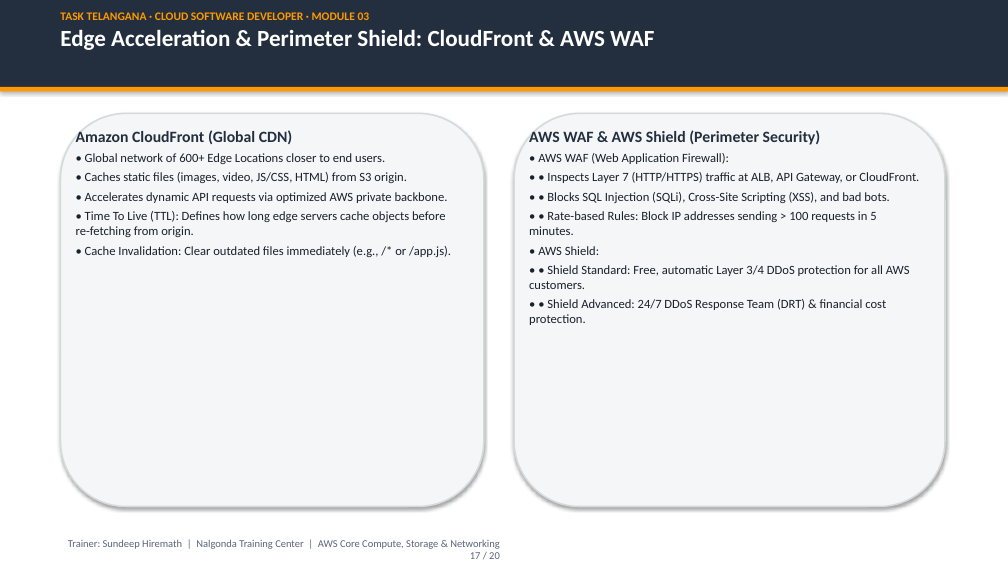
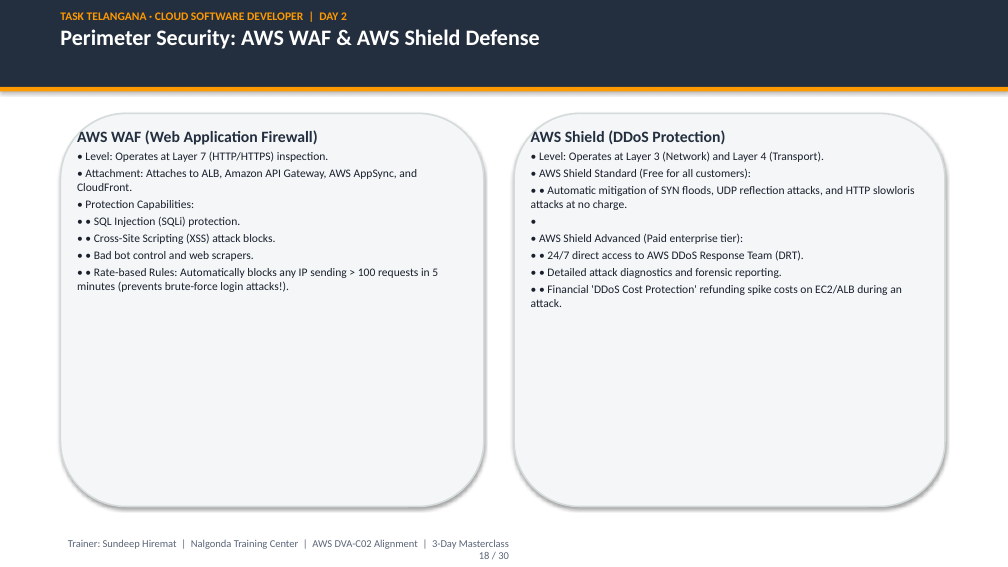
Before and after one commit to cloude-user/task, a slide deck: slide 18 of module_03_aws_core/presentation/Module_03_AWS_Core_Services_Masterclass.pptx (slide 17 before the commit). Drawn at 1008x567 pixels with LibreOffice and Linux fonts; fonts in the diff are those of the drawing. Boxes give left, top, right and bottom in pixels: in the first picture for what was removed or moved away, otherwise in the second. Text is boxed around its words. In the diff, an @@ line names an element or a change of style, - is before the commit and + after.

Commit message:
Feature/vpc networking (#3)
* docs(module03): add dedicated VPC networking & compute/storage/db master guides with analogies and diagrams

* docs(module03): expand EBS vs EFS block vs file deep dive, S3 7-tiers, HTTPS TLS handshake, and public vs private DNS

* feat(module03): infuse Tollywood cinema & Telangana kirana analogies, unify single versions, and update masterclass PPTX

* cloud-formation

---------

```diff
--- a/module_03_aws_core/presentation/Module_03_AWS_Core_Services_Masterclass.pptx
+++ b/module_03_aws_core/presentation/Module_03_AWS_Core_Services_Masterclass.pptx
@@ text at [60,12,540,49]: text changed; size 22 to 11 pt; text colour #FFFFFF to #FF9900 @@
-TASK TELANGANA · CLOUD SOFTWARE DEVELOPER · MODULE 03
-Edge Acceleration & Perimeter Shield: CloudFront & AWS WAF
+TASK TELANGANA · CLOUD SOFTWARE DEVELOPER | DAY 2
+Perimeter Security: AWS WAF & AWS Shield Defense
@@ text at [77,130,438,292]: text changed; size 12 to 11 pt @@
-Amazon CloudFront (Global CDN)
-• Global network of 600+ Edge Locations closer to end users.
-• Caches static files (images, video, JS/CSS, HTML) from S3 origin.
-• Accelerates dynamic API requests via optimized AWS private backbone.
-• Time To Live (TTL): Defines how long edge servers cache objects before re-fetching from origin.
-• Cache Invalidation: Clear outdated files immediately (e.g., /* or /app.js).
+AWS WAF (Web Application Firewall)
+• Level: Operates at Layer 7 (HTTP/HTTPS) inspection.
+• Attachment: Attaches to ALB, Amazon API Gateway, AWS AppSync, and CloudFront.
+• Protection Capabilities:
+• • SQL Injection (SQLi) protection.
+• • Cross-Site Scripting (XSS) attack blocks.
+• • Bad bot control and web scrapers.
+• • Rate-based Rules: Automatically blocks any IP sending > 100 requests in 5 minutes (prevents brute-force login attacks!).
@@ text at [531,130,914,307]: text changed; size 12 to 11 pt @@
-AWS WAF & AWS Shield (Perimeter Security)
-• AWS WAF (Web Application Firewall):
-• • Inspects Layer 7 (HTTP/HTTPS) traffic at ALB, API Gateway, or CloudFront.
-• • Blocks SQL Injection (SQLi), Cross-Site Scripting (XSS), and bad bots.
-• • Rate-based Rules: Block IP addresses sending > 100 requests in 5 minutes.
-• AWS Shield:
-• • Shield Standard: Free, automatic Layer 3/4 DDoS protection for all AWS customers.
-• • Shield Advanced: 24/7 DDoS Response Team (DRT) & financial cost protection.
+AWS Shield (DDoS Protection)
+• Level: Operates at Layer 3 (Network) and Layer 4 (Transport).
+• AWS Shield Standard (Free for all customers):
+• • Automatic mitigation of SYN floods, UDP reflection attacks, and HTTP slowloris attacks at no charge.
+•
+• AWS Shield Advanced (Paid enterprise tier):
+• • 24/7 direct access to AWS DDoS Response Team (DRT).
+• • Detailed attack diagnostics and forensic reporting.
+• • Financial 'DDoS Cost Protection' refunding spike costs on EC2/ALB during an attack.
@@ text at [68,539,509,559]: text changed @@
-Trainer: Sundeep Hiremath | Nalgonda Training Center | AWS Core Compute, Storage & Networking
-17 / 20
+Trainer: Sundeep Hiremat | Nalgonda Training Center | AWS DVA-C02 Alignment | 3-Day Masterclass
+18 / 30
```
Also in this commit, not shown: 15 other slides changed, 12 slides added, 4 slides removed, 25 other files.
